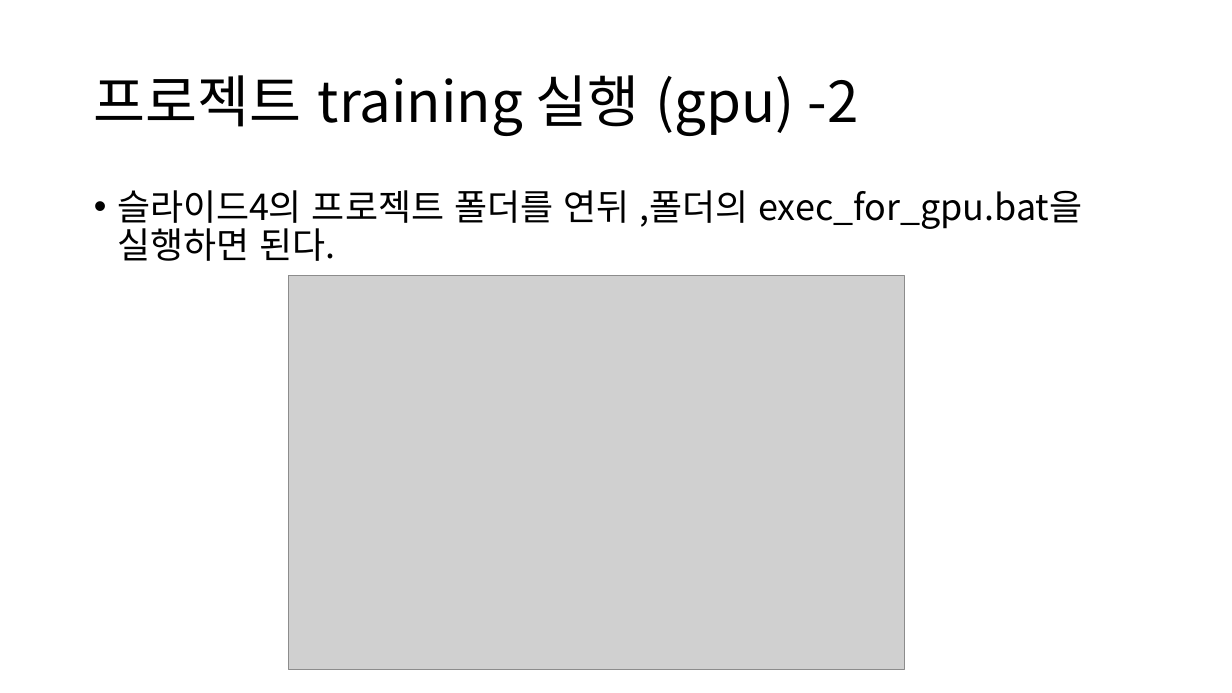
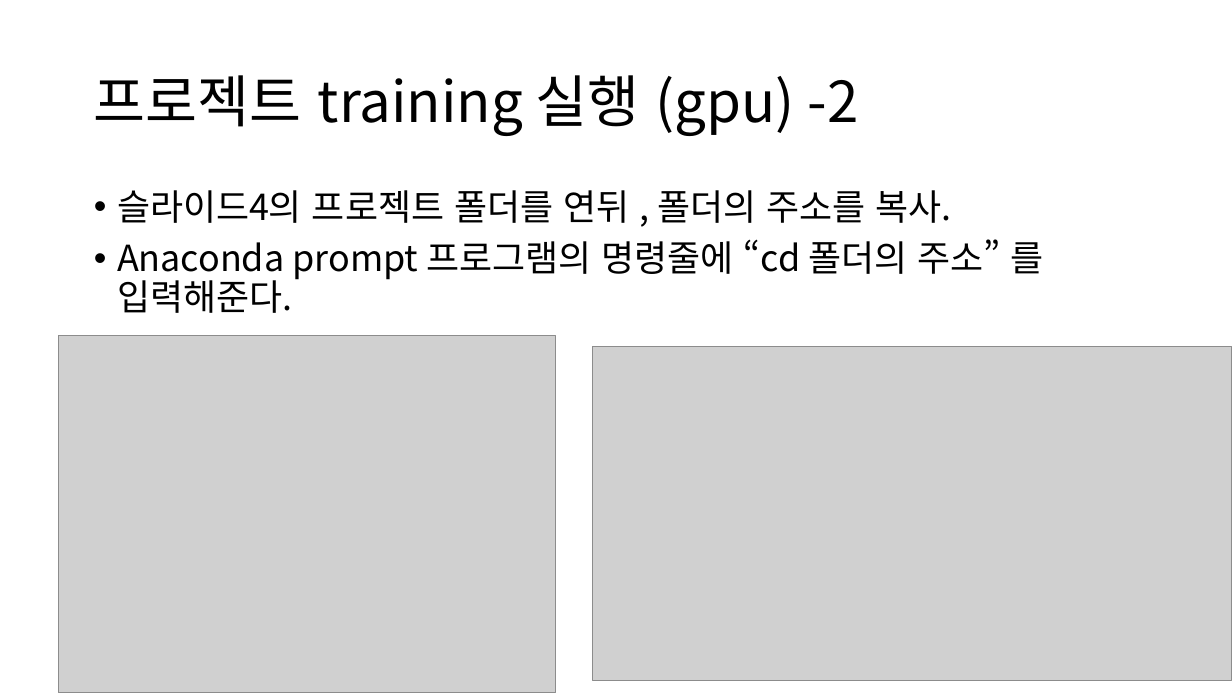
Before and after one commit to DuaNoDo/object-detection, a slide deck: slide 7 of 객체탐지.pptx (slide 6 before the commit). Drawn at 1232x693 pixels with LibreOffice and Linux fonts; fonts in the diff are those of the drawing; grey boxes stand for pictures. Boxes give left, top, right and bottom in pixels: in the first picture for what was removed or moved away, otherwise in the second. Text is boxed around its words. In the diff, an @@ line names an element or a change of style, - is before the commit and + after.

```diff
--- a/객체탐지.pptx
+++ b/객체탐지.pptx
@@ text at [117, 190, 1043, 313]: text changed @@
-• 슬라이드4의 프로젝트 폴더를 연뒤 ,폴더의 exec_for_gpu.bat을 실행하면 된다.
+• 슬라이드4의 프로젝트 폴더를 연뒤 , 폴더의 주소를 복사.
+• Anaconda prompt 프로그램의 명령줄에 “cd 폴더의 주소” 를 입력해준다.
@@ picture removed at [289, 275, 905, 669] @@
@@ picture added at [58, 335, 555, 693] @@
@@ picture added at [592, 347, 1232, 680] @@
```
Also in this commit, not shown: 2 other slides changed, 3 slides added, 2 other files.
